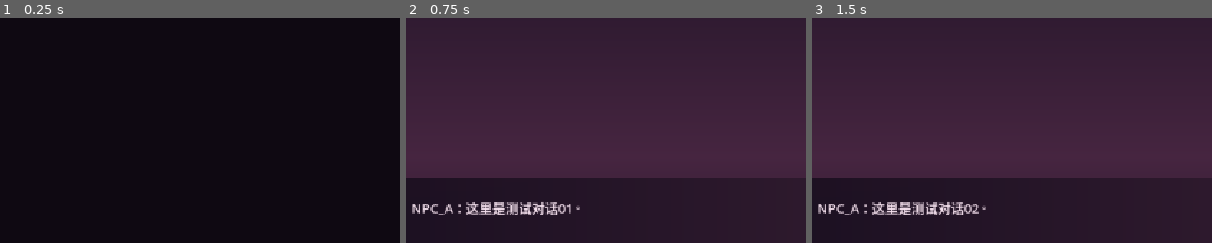
Above: before the commit, frames 1-3 (left to right).
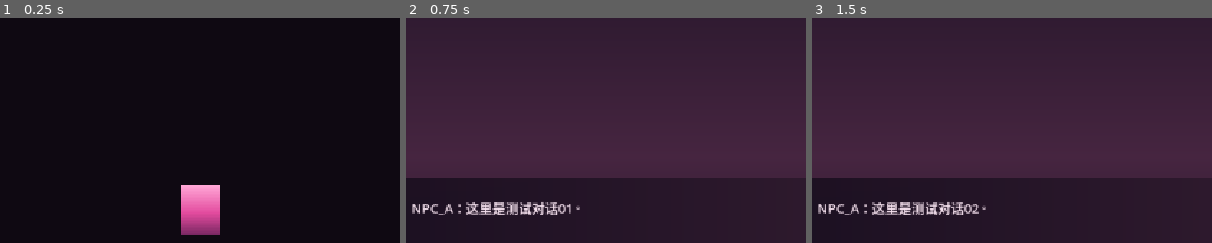
Above: after the commit, the same moments.

Repository: Zhao-hongyi88/Pink_Main_Game
Game: Godot game, scene res://scenes/main/main_menu.tscn
The game is run twice, just before and just after one commit, with the same random seed, the same clock (stepped at 60 frames per second) and the same inputs.
Inputs:
- Up to frame 1 (0.25 s): no input
- Up to frame 2 (0.75 s): click "START" at 0.5 s
- Up to frame 3 (1.5 s): click "CONTINUE" at 1.25 s
The pictures show only the part of the screen within x 6-56%, y 24-74%; the shares and areas given below are measured in that part.

The runs differ from the first frame. In frame 1, 2.2% of the frame differs, in the area x 45-55%, y 74-97%; in frame 2, nothing differs; in frame 3, nothing differs.

Commit message:
feat(home): add click to move avatar system

Diff:
--- /dev/null
+++ b/scenes/home/home_avatar.tscn
@@ -0,0 +1,27 @@
+[gd_scene load_steps=4 format=3]
+
+[ext_resource type="Script" path="res://scripts/home/home_avatar.gd" id="1_script"]
+
+[sub_resource type="Gradient" id="Gradient_avatar_placeholder"]
+offsets = PackedFloat32Array(0, 0.55, 1)
+colors = PackedColorArray(1, 0.647059, 0.835294, 1, 0.890196, 0.294118, 0.619608, 1, 0.466667, 0.152941, 0.380392, 1)
+
+[sub_resource type="GradientTexture2D" id="Texture_avatar_placeholder"]
+gradient = SubResource("Gradient_avatar_placeholder")
+width = 56
+height = 72
+fill_from = Vector2(0.5, 0)
+fill_to = Vector2(0.5, 1)
+
+[node name="HomeAvatar" type="CharacterBody2D"]
+script = ExtResource("1_script")
+
+[node name="VisualPlaceholder" type="Sprite2D" parent="."]
+unique_name_in_owner = true
+texture = SubResource("Texture_avatar_placeholder")
+
+[node name="NavigationAgent2D" type="NavigationAgent2D" parent="."]
+unique_name_in_owner = true
+path_desired_distance = 3.0
+target_desired_distance = 6.0
+radius = 18.0
--- /dev/null
+++ b/scenes/home/home_world.tscn
@@ -0,0 +1,17 @@
+[gd_scene load_steps=3 format=3]
+
+[ext_resource type="PackedScene" path="res://scenes/home/home_avatar.tscn" id="1_avatar"]
+
+[sub_resource type="NavigationPolygon" id="NavigationPolygon_home_floor"]
+vertices = PackedVector2Array(220, 130, 920, 130, 920, 520, 220, 520, 500, 260, 650, 260, 650, 370, 500, 370)
+polygons = Array[PackedInt32Array]([PackedInt32Array(0, 1, 5, 4), PackedInt32Array(1, 2, 6, 5), PackedInt32Array(7, 6, 2, 3), PackedInt32Array(0, 4, 7, 3)])
+
+[node name="HomeWorld" type="Node2D"]
+
+[node name="NavigationRegion2D" type="NavigationRegion2D" parent="."]
+unique_name_in_owner = true
+navigation_polygon = SubResource("NavigationPolygon_home_floor")
+
+[node name="HomeAvatar" parent="." instance=ExtResource("1_avatar")]
+unique_name_in_owner = true
+position = Vector2(360, 430)
--- a/scenes/main/main_menu.tscn
+++ b/scenes/main/main_menu.tscn
@@ -1,9 +1,10 @@
-[gd_scene load_steps=8 format=3]
+[gd_scene load_steps=9 format=3]
 
 [ext_resource type="Script" path="res://scripts/main/main_menu.gd" id="1_script"]
 [ext_resource type="PackedScene" path="res://scenes/ui/time_display.tscn" id="2_time"]
 [ext_resource type="PackedScene" path="res://scenes/ui/rule_panel.tscn" id="3_rules"]
 [ext_resource type="PackedScene" path="res://scenes/ui/archive_panel.tscn" id="4_archive"]
+[ext_resource type="PackedScene" path="res://scenes/home/home_world.tscn" id="5_home_world"]
 
 [sub_resource type="StyleBoxFlat" id="StyleBox_button"]
 bg_color = Color(0.203922, 0.12549, 0.231373, 1)
@@ -38,6 +39,7 @@
 anchor_bottom = 1.0
 grow_horizontal = 2
 grow_vertical = 2
+mouse_filter = 2
 script = ExtResource("1_script")
 
 [node name="BackgroundPlaceholder" type="ColorRect" parent="."]
@@ -49,6 +51,9 @@
 grow_vertical = 2
 color = Color(0.0588235, 0.0352941, 0.0705882, 1)
 mouse_filter = 2
+
+[node name="HomeWorld" parent="." instance=ExtResource("5_home_world")]
+unique_name_in_owner = true
 
 [node name="RuleButton" type="Button" parent="."]
 unique_name_in_owner = true
--- /dev/null
+++ b/scripts/home/home_avatar.gd
@@ -0,0 +1,93 @@
+class_name HomeAvatar
+extends CharacterBody2D
+
+signal movement_started(target_position: Vector2)
+signal movement_stopped(final_position: Vector2)
+
+@export_range(1.0, 1000.0, 1.0, "or_greater") var move_speed := 180.0
+@export_range(0.0, 100.0, 0.5, "or_greater") var stopping_distance := 6.0
+
+@onready var navigation_agent: NavigationAgent2D = %NavigationAgent2D
+
+var _target_global_position := Vector2.ZERO
+var _is_moving := false
+var _navigation_ready := false
+
+
+func _ready() -> void:
+	_target_global_position = global_position
+	navigation_agent.path_desired_distance = maxf(1.0, stopping_distance * 0.5)
+	navigation_agent.target_desired_distance = maxf(1.0, stopping_distance)
+	call_deferred("_enable_navigation_after_sync")
+
+
+func _unhandled_input(event: InputEvent) -> void:
+	var mouse_event := event as InputEventMouseButton
+	if mouse_event == null:
+		return
+	if mouse_event.button_index != MOUSE_BUTTON_LEFT or not mouse_event.pressed:
+		return
+
+	var canvas_transform := get_viewport().get_canvas_transform()
+	var target_global_position := canvas_transform.affine_inverse() * mouse_event.position
+	set_movement_target(target_global_position)
+	get_viewport().set_input_as_handled()
+
+
+func _physics_process(_delta: float) -> void:
+	if not _is_moving or not _navigation_ready:
+		velocity = Vector2.ZERO
+		return
+	if global_position.distance_to(_target_global_position) <= stopping_distance:
+		_stop_movement()
+		return
+
+	var next_path_position := navigation_agent.get_next_path_position()
+	if navigation_agent.is_navigation_finished():
+		_stop_movement()
+		return
+
+	var movement_direction := global_position.direction_to(next_path_position)
+	if movement_direction.is_zero_approx():
+		velocity = Vector2.ZERO
+		return
+	velocity = movement_direction * move_speed
+	move_and_slide()
+
+	if global_position.distance_to(_target_global_position) <= stopping_distance:
+		_stop_movement()
+
+
+func set_movement_target(target_global_position: Vector2) -> void:
+	_target_global_position = target_global_position
+	_is_moving = true
+	if _navigation_ready:
+		navigation_agent.target_position = _target_global_position
+	movement_started.emit(_target_global_position)
+
+
+func get_movement_target() -> Vector2:
+	return _target_global_position
+
+
+func is_moving() -> bool:
+	return _is_moving
+
+
+func stop_movement() -> void:
+	_stop_movement()
+
+
+func _enable_navigation_after_sync() -> void:
+	await get_tree().physics_frame
+	_navigation_ready = true
+	if _is_moving:
+		navigation_agent.target_position = _target_global_position
+
+
+func _stop_movement() -> void:
+	var was_moving := _is_moving
+	_is_moving = false
+	velocity = Vector2.ZERO
+	if was_moving:
+		movement_stopped.emit(global_position)
--- /dev/null
+++ b/tests/home_avatar_smoke_test.gd
@@ -0,0 +1,96 @@
+extends Node
+
+const HOME_WORLD_SCENE: PackedScene = preload("res://scenes/home/home_world.tscn")
+const MAIN_MENU_SCENE: PackedScene = preload("res://scenes/main/main_menu.tscn")
+
+
+func _ready() -> void:
+	await _verify_navigation_and_movement()
+	await _verify_main_menu_input_boundaries()
+	print("HOME_AVATAR_SMOKE_TEST: PASS")
+	get_tree().quit(0)
+
+
+func _verify_navigation_and_movement() -> void:
+	var home_world := HOME_WORLD_SCENE.instantiate() as Node2D
+	assert(home_world != null)
+	add_child(home_world)
+	var navigation_region := home_world.get_node("NavigationRegion2D") as NavigationRegion2D
+	var avatar := home_world.get_node("HomeAvatar") as CharacterBody2D
+	assert(navigation_region != null)
+	assert(navigation_region.navigation_polygon != null)
+	assert(navigation_region.navigation_polygon.get_polygon_count() > 1)
+	assert(avatar != null)
+	assert(avatar.get_node("VisualPlaceholder") is Sprite2D)
+	assert(avatar.get_node("VisualPlaceholder").texture != null)
+	var navigation_agent := avatar.get_node("NavigationAgent2D") as NavigationAgent2D
+	assert(navigation_agent != null)
+	assert(navigation_agent.get_navigation_map().is_valid())
+
+	var source := FileAccess.get_file_as_string("res://scripts/home/home_avatar.gd")
+	assert(source.find("func _unhandled_input") != -1)
+	assert(source.find("@export_range") != -1)
+	assert(source.find(".png") == -1)
+	assert(source.find("global_position = Vector2(") == -1)
+
+	await get_tree().physics_frame
+	await get_tree().physics_frame
+	avatar.move_speed = 420.0
+	avatar.stopping_distance = 6.0
+	var initial_position: Vector2 = avatar.global_position
+	var target_position := Vector2(780.0, 210.0)
+	var click_event := InputEventMouseButton.new()
+	click_event.button_index = MOUSE_BUTTON_LEFT
+	click_event.pressed = true
+	click_event.position = target_position
+	avatar._unhandled_input(click_event)
+	assert(avatar.get_movement_target().is_equal_approx(target_position))
+	assert(avatar.is_moving())
+	await get_tree().physics_frame
+	assert(navigation_agent.target_position.is_equal_approx(target_position))
+
+	var movement_observed := false
+	var configured_speed_observed := false
+	for _frame in 300:
+		await get_tree().physics_frame
+		if avatar.global_position.distance_to(initial_position) > 1.0:
+			movement_observed = true
+		if is_equal_approx(avatar.velocity.length(), avatar.move_speed):
+			configured_speed_observed = true
+		if not avatar.is_moving():
+			break
+	assert(movement_observed)
+	assert(configured_speed_observed)
+	assert(not avatar.is_moving())
+	assert(avatar.velocity.is_zero_approx())
+	assert(avatar.global_position.distance_to(target_position) <= avatar.stopping_distance + 2.0)
+
+	remove_child(home_world)
+	home_world.free()
+
+
+func _verify_main_menu_input_boundaries() -> void:
+	GameState.clear_runtime_state()
+	var menu := MAIN_MENU_SCENE.instantiate() as Control
+	assert(menu != null)
+	add_child(menu)
+	await get_tree().process_frame
+	var avatar := menu.get_node("HomeWorld/HomeAvatar") as CharacterBody2D
+	assert(avatar != null)
+	assert(menu.mouse_filter == Control.MOUSE_FILTER_IGNORE)
+	assert(menu.get_node("%StartButton").mouse_filter == Control.MOUSE_FILTER_STOP)
+	assert(menu.get_node("%RuleButton").mouse_filter == Control.MOUSE_FILTER_STOP)
+	assert(menu.get_node("%ArchivePanel").mouse_filter == Control.MOUSE_FILTER_STOP)
+
+	menu.get_node("%RuleButton").pressed.emit()
+	assert(menu.get_node("%RulePanel").visible)
+	assert(not avatar.is_moving())
+	menu.get_node("%RulePanel/%CloseButton").pressed.emit()
+	assert(not menu.get_node("%RulePanel").visible)
+	menu.get_node("%ArchivePanel/%ArchiveButton").pressed.emit()
+	assert(menu.get_node("%ArchivePanel/%SelectionPanel").visible)
+	assert(not avatar.is_moving())
+	assert(menu.get_node("%StartButton").pressed.get_connections().size() == 1)
+
+	remove_child(menu)
+	menu.free()
--- /dev/null
+++ b/tests/home_avatar_smoke_test.tscn
@@ -0,0 +1,6 @@
+[gd_scene load_steps=2 format=3]
+
+[ext_resource type="Script" path="res://tests/home_avatar_smoke_test.gd" id="1_script"]
+
+[node name="HomeAvatarSmokeTest" type="Node"]
+script = ExtResource("1_script")
--- a/tests/main_menu_smoke_test.gd
+++ b/tests/main_menu_smoke_test.gd
@@ -53,6 +53,7 @@
 		direct_child_names.append(child.name)
 	assert(direct_child_names == PackedStringArray([
 		"BackgroundPlaceholder",
+		"HomeWorld",
 		"RuleButton",
 		"TimeDisplay",
 		"ArchivePanel",
Not shown, added: scripts/home/home_avatar.gd.uid
Not shown, added: tests/home_avatar_smoke_test.gd.uid
